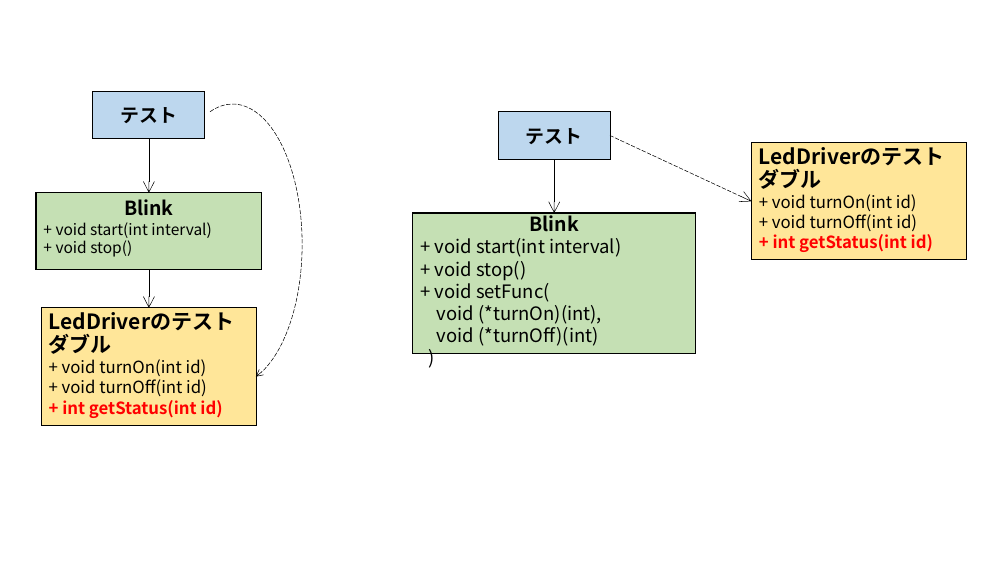
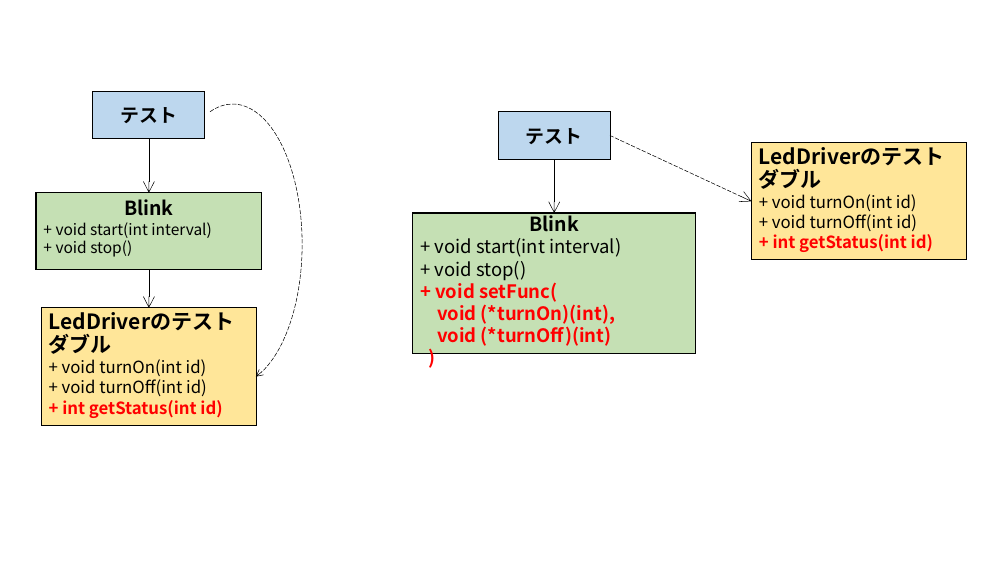
Before and after one commit to iwatake2222/TDD_EmbeddedC, a slide deck: slide 2 of Qiita/Qiita_TDD.pptx. Drawn at 1008x567 pixels with LibreOffice and Linux fonts; fonts in the diff are those of the drawing. Boxes give left, top, right and bottom in pixels: in the first picture for what was removed or moved away, otherwise in the second. Text is boxed around its words. In the diff, an @@ line names an element or a change of style, - is before the commit and + after.

```diff
--- a/Qiita/Qiita_TDD.pptx
+++ b/Qiita/Qiita_TDD.pptx
@@ text in rectangle at box(435, 279, 615, 346): text colour #000000 to #FF0000, bold on in "+ void setFunc(", "void (*turnOn)(int),", "void (*turnOff)(int)", ")" @@
```
Also in this commit, not shown: 2 other slides changed, 1 other file.
